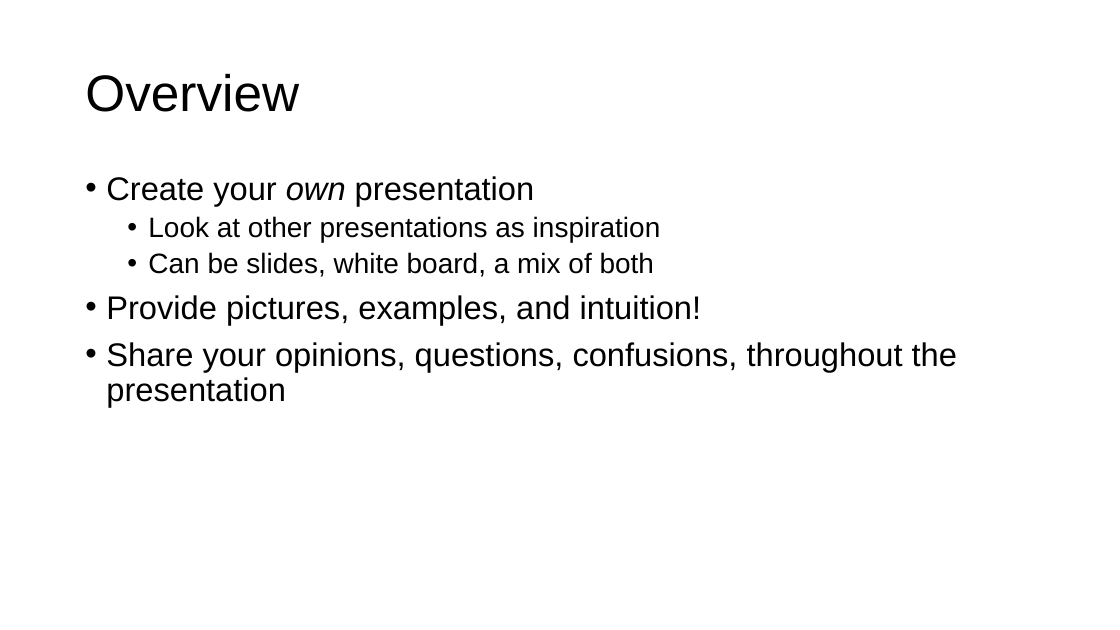
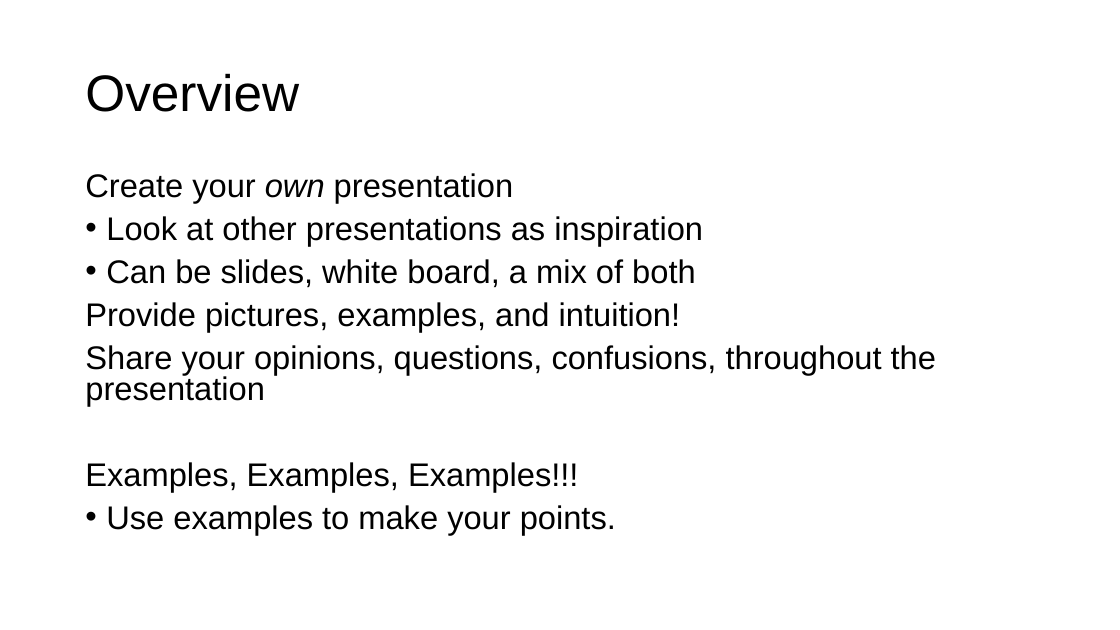
Before and after one commit to columbiaviz/columbiaviz.github.io, a slide deck: slide 2 of 2020s_w6998/lecs/presentation_template.pptx. Drawn at 1120x630 pixels with LibreOffice and Linux fonts; fonts in the diff are those of the drawing. Boxes give left, top, right and bottom in pixels: in the first picture for what was removed or moved away, otherwise in the second. Text is boxed around its words. In the diff, an @@ line names an element or a change of style, - is before the commit and + after.

```diff
--- a/2020s_w6998/lecs/presentation_template.pptx
+++ b/2020s_w6998/lecs/presentation_template.pptx
@@ text at (85, 173, 936, 406): size 24 to 28 pt in "Look at other presentations as inspiration", "Can be slides, white board, a mix ..."; bullet • to none; line spacing 0.9 to 0.8; list level 2 to 1 in "Look at other presentations as ..."; list level 2 to 1 in "Can be slides, white board, ..." @@
@@ text at (85, 462, 616, 535): paragraphs added @@
+Examples, Examples, Examples!!!
+• Use examples to make your points.
```
Also in this commit, not shown: 5 other slides changed.
